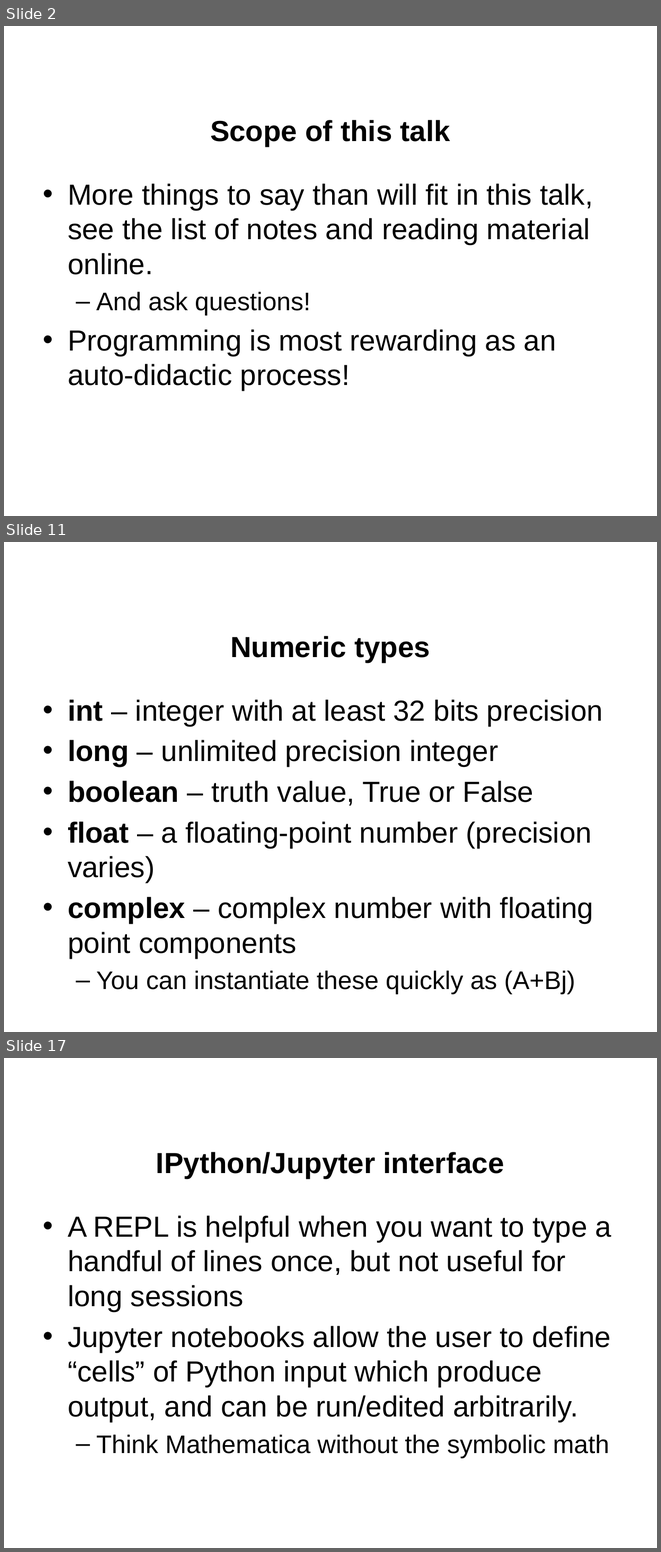
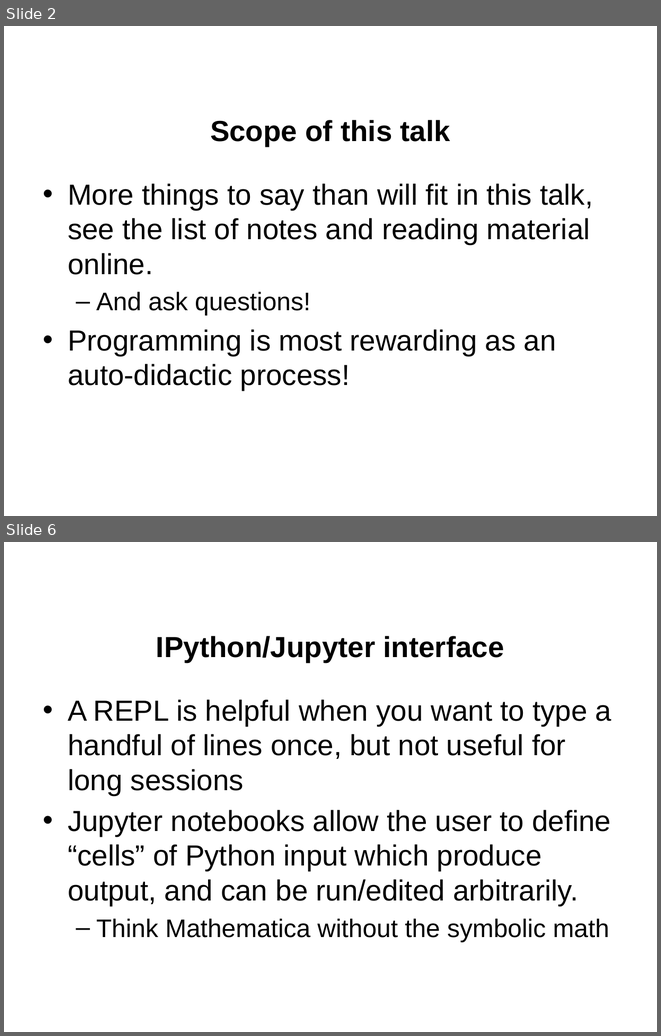
Before and after one commit to jgerity/talks, a slide deck: 2016/computing_workgroup/intro-to-python/intro-to-python.pptx. Shown one above the other, each under a label of ours: slides 2, 11 and 17 before the commit, slides 2 and 6 after it; the slides between them are not shown. The pictures are 661x1552 and 661x1036 pixels, drawn with LibreOffice and Linux fonts; fonts in the diff are those of the drawing; background and template pictures are left out. Boxes give left, top, right and bottom in pixels: in the first picture for what was removed or moved away, otherwise in the second. Text is boxed around its words. In the diff, an @@ line names an element or a change of style, - is before the commit and + after.

```diff
--- a/2016/computing_workgroup/intro-to-python/intro-to-python.pptx
+++ b/2016/computing_workgroup/intro-to-python/intro-to-python.pptx
@@ slide 11 removed at (x1=4, y1=542, x2=657, y2=1032), background picture (left out) @@
@@ title removed at (x1=230, y1=636, x2=430, y2=662) @@
-Numeric types
@@ text removed at (x1=68, y1=699, x2=603, y2=994) @@
-• int – integer with at least 32 bits precision
-• long – unlimited precision integer
-• boolean – truth value, True or False
-• float – a floating-point number (precision varies)
-• complex – complex number with floating point components
-  – You can instantiate these quickly as (A+Bj)
@@ what was slide 17 is now slide 6 @@
```
Also in this commit, not shown: 1 slide changed, 3 slides added, 21 other slides removed.
